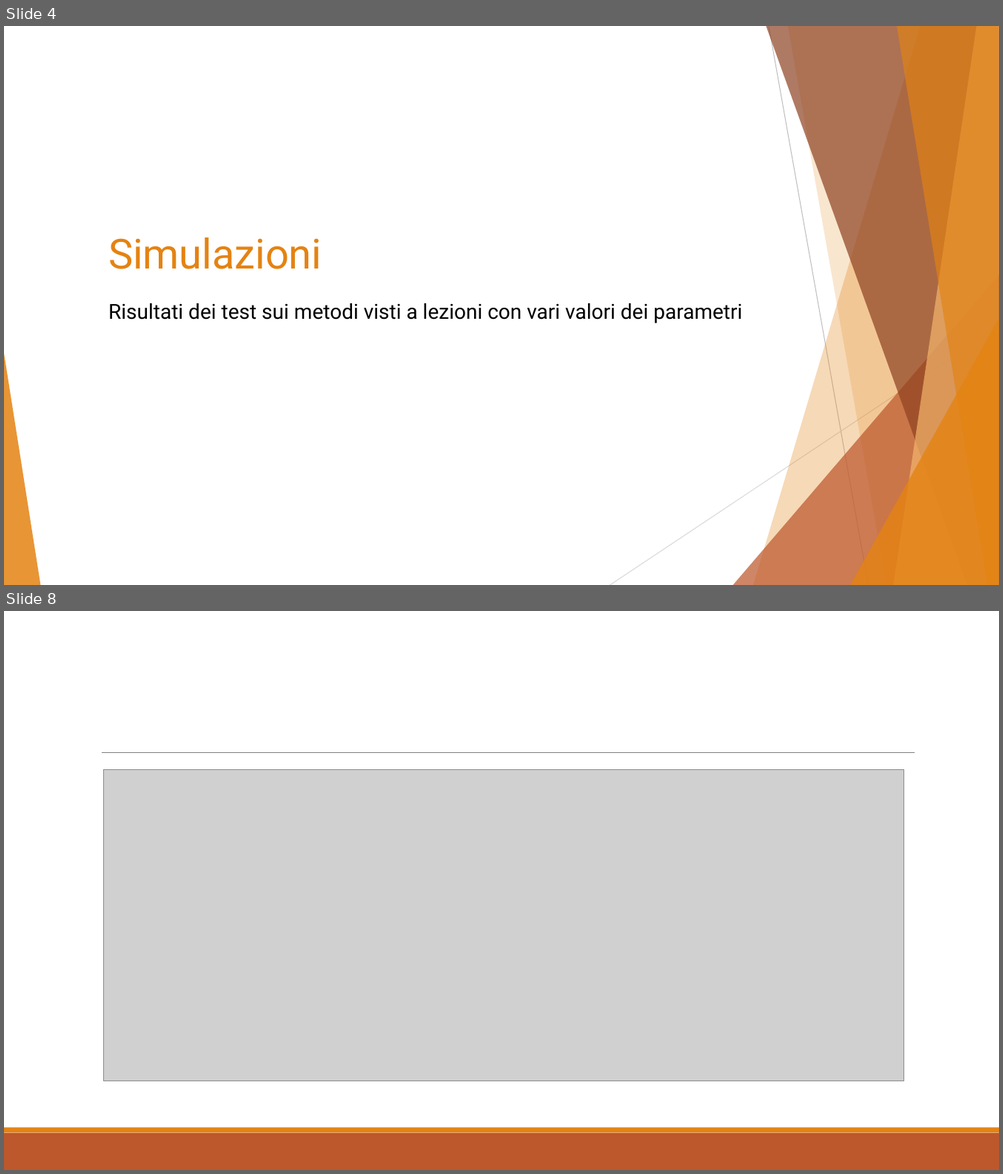
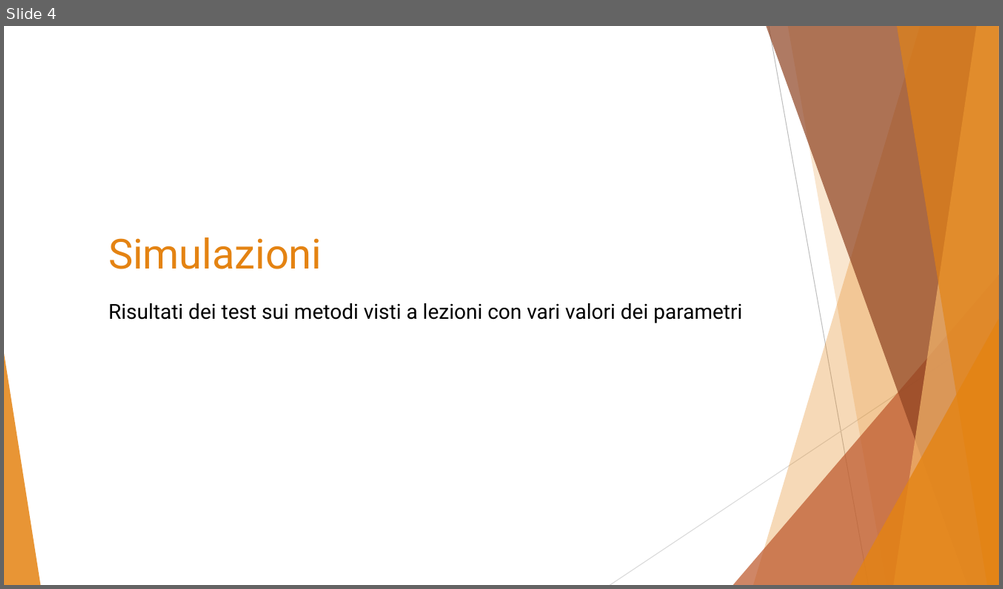
Before and after one commit to simonesinceri/MRL, a slide deck: Presentations/Presentation_Ass1.pptx. Shown one above the other, each under a label of ours: slides 4 and 8 before the commit, slide 4 after it; the slides between them are not shown. The pictures are 1003x1174 and 1003x589 pixels, drawn with LibreOffice and Linux fonts; fonts in the diff are those of the drawing; grey boxes stand for pictures. Boxes give left, top, right and bottom in pixels: in the first picture for what was removed or moved away, otherwise in the second. Text is boxed around its words. In the diff, an @@ line names an element or a change of style, - is before the commit and + after.

```diff
--- a/Presentations/Presentation_Ass1.pptx
+++ b/Presentations/Presentation_Ass1.pptx
@@ slide 8 removed at (x1=4, y1=611, x2=999, y2=1170), background #FFFFFF @@
@@ line removed from (102, 753) to (915, 753) @@
@@ picture removed at (x1=104, y1=770, x2=905, y2=1082) @@
@@ rectangle removed at (x1=4, y1=1133, x2=999, y2=1170) @@
@@ rectangle removed at (x1=4, y1=1128, x2=999, y2=1133) @@
```
Also in this commit, not shown: 1 slide changed, 10 slides added, 7 other slides removed, 4 other files.
